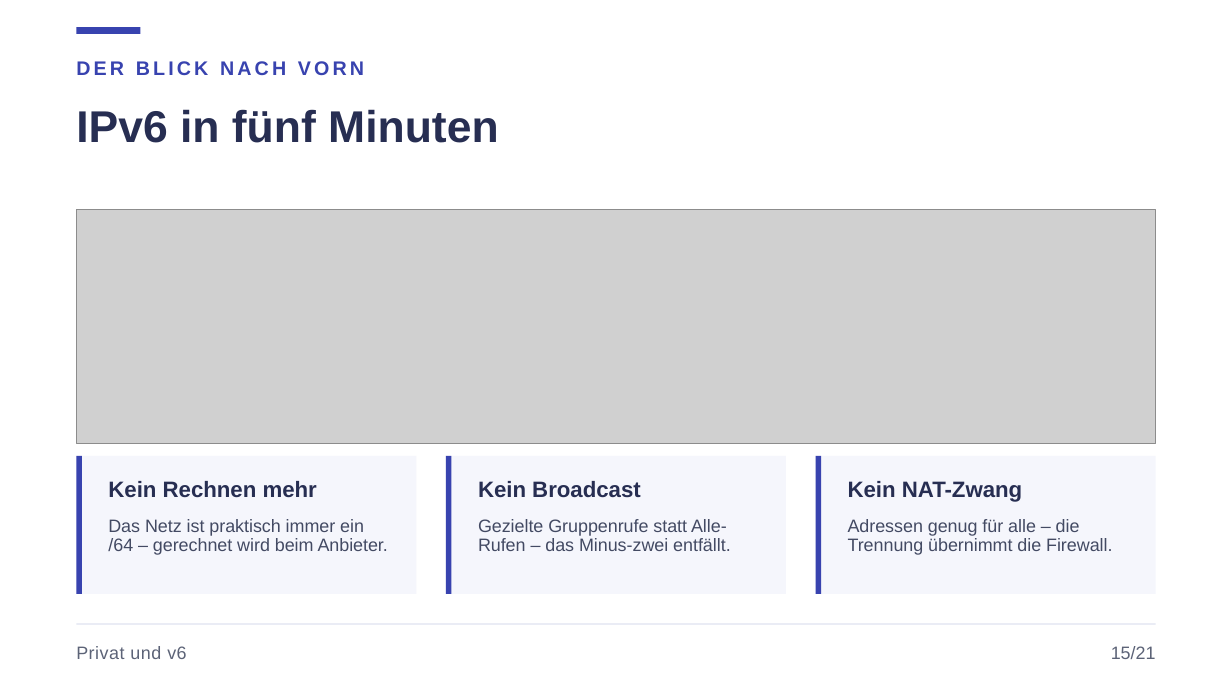
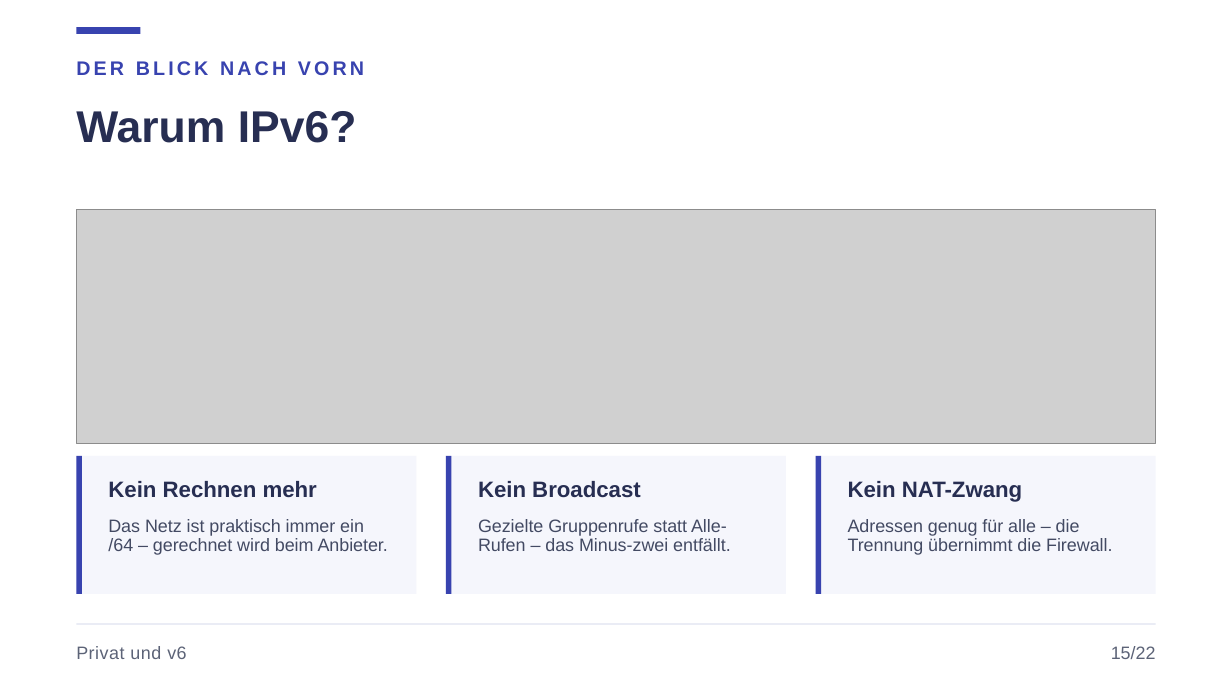
Before and after one commit to JacobMenge/kurs-unterlagen, a slide deck: slide 19 of folien/02-adressierung-subnetting.pptx. Drawn at 1232x693 pixels with LibreOffice and Linux fonts; fonts in the diff are those of the drawing; grey boxes stand for pictures. Boxes give left, top, right and bottom in pixels: in the first picture for what was removed or moved away, otherwise in the second. Text is boxed around its words. In the diff, an @@ line names an element or a change of style, - is before the commit and + after.

Commit message:
folien: ipv6 mit warum-folie und hex-erklaerung, rezept mit zahlenstrahl

```diff
--- a/folien/02-adressierung-subnetting.pptx
+++ b/folien/02-adressierung-subnetting.pptx
@@ text at [76,111,357,143]: text changed @@
-IPv6 in fünf Minuten
+Warum IPv6?
@@ text at [1111,646,1156,659]: text changed @@
-15/21
+15/22
```
Also in this commit, not shown: 20 other slides changed, 1 slide added, 1 other file.
